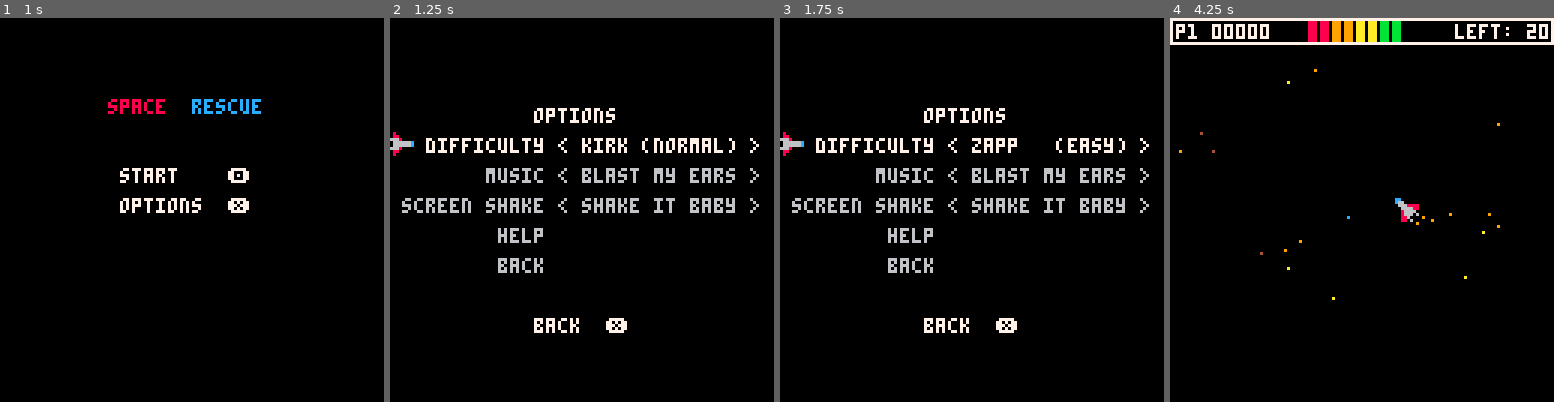
Above: before the commit, frames 1-4 (left to right).
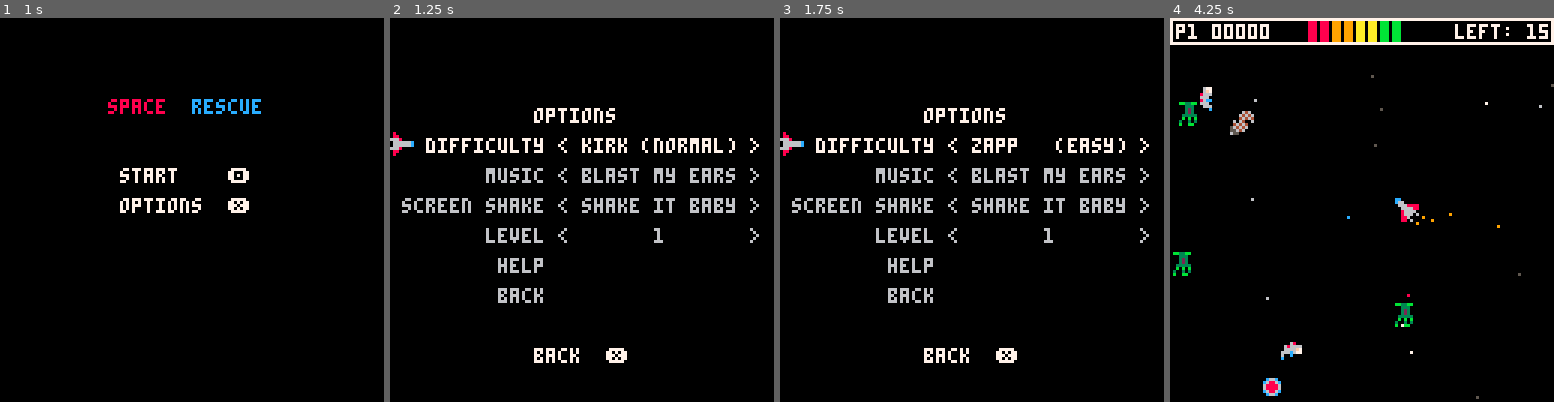
Above: after the commit, the same moments.

Repository: nsatragno/pico8-carts
Game: PICO-8 cartridge space_rescue.p8
Same seed, same stepped clock (60 frames per second), same inputs: the game is played once before the commit and once after it.
Inputs:
- Up to frame 1 (1 s): tap X (X key) at 0.33 s; tap O (Z key) at 0.7 s
- Up to frame 2 (1.25 s): tap X (X key) at 1.07 s
- Up to frame 3 (1.75 s): hold Right from 1.6 s (still down); tap O (Z key) at 1.7 s
- Up to frame 4 (4.25 s): tap X (X key) at 1.85, 2.97, 4.08 s; release Right at 2.1 s; tap O (Z key) every 0.4 s from 2.1 to 4.1 s; hold Up 2.15-2.42 s; hold Right 2.47-3.03 s; hold Left 3.08-3.58 s; hold Down 3.63-3.97 s; hold Right from 4.02 s (still down)

Frame 1 is identical in both runs. In frame 2, 1.5% of the frame differs, in the area x 25-97%, y 54-90%; in frame 3, 1.5%; in frame 4, 1.5%, in the area x 0-100%, y 1-100%.

Commit message:
Add level select.

Diff:
--- a/space_rescue.p8
+++ b/space_rescue.p8
@@ -267,7 +267,7 @@
  current_message_color = nil
  message_timer = 0
  score = 0
- level = 2
+ level = 1
  state = "menu"
  max_hp = 8
  start()
@@ -599,10 +599,20 @@
     screen_shake_on = not screen_shake_on
    end
    if selected_option == 4 then
+    -- level select
+    if btnp(⬅️) then
+     level -= 1
+    else
+     level += 1
+    end
+    level = mid(1, level, 4)
+    start()
+   end
+   if selected_option == 5 then
     -- help
     state = "help"
    end
-   if selected_option == 5 then
+   if selected_option == 6 then
     -- help
     state = "menu"
    end
@@ -616,7 +626,7 @@
    sfx(24)
    selected_option -= 1
   end
-  selected_option = mid(1, selected_option, 5)
+  selected_option = mid(1, selected_option, 6)
   return
  end
 
@@ -1423,6 +1433,7 @@
   local options = { "   difficulty",
                     "        music",
                     " screen shake",
+                    "        level",
                     "         help",
                     "         back" }
   if difficulty == 0 then
@@ -1444,6 +1455,8 @@
   else
    options[3] = options[3].." <      off      >"
   end
+
+  options[4] = options[4].." <       "..level.."       >"
 
   for i = 1, #options do
    local c = 6
